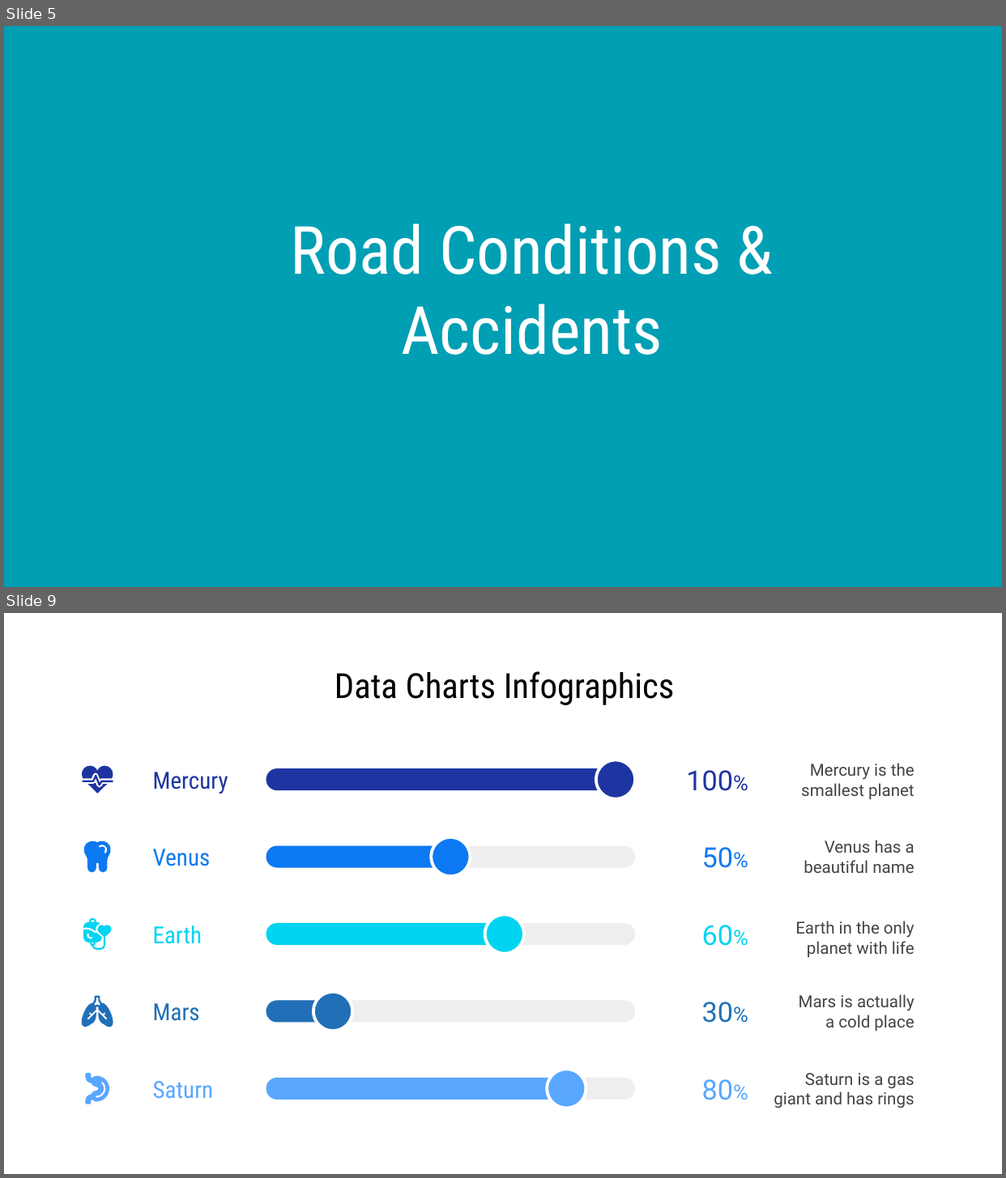
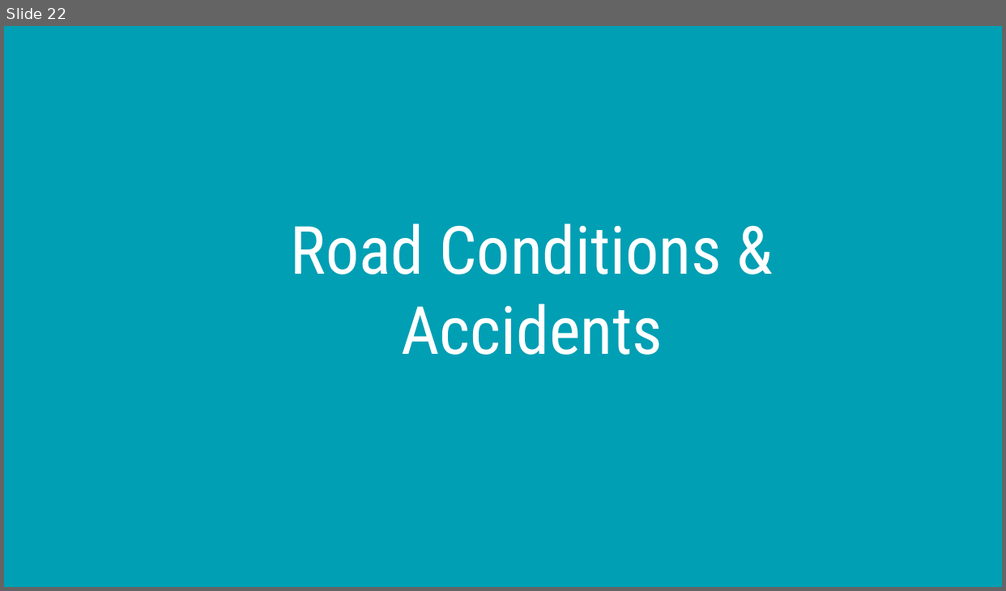
Before and after one commit to Person-Ad/US-Accidents-Big-Data-Analytics-Spark, a slide deck: docs/Team 10 Presentation.pptx. Shown one above the other, each under a label of ours: slides 5 and 9 before the commit, slide 22 after it; the slides between them are not shown. The pictures are 1006x1178 and 1006x591 pixels, drawn with LibreOffice and Linux fonts; fonts in the diff are those of the drawing. Boxes give left, top, right and bottom in pixels: in the first picture for what was removed or moved away, otherwise in the second. Text is boxed around its words. In the diff, an @@ line names an element or a change of style, - is before the commit and + after.

```diff
--- a/docs/Team 10 Presentation.pptx
+++ b/docs/Team 10 Presentation.pptx
@@ slide 9 removed at (x1=4, y1=613, x2=1002, y2=1174), background #FFFFFF @@
@@ title removed at (x1=334, y1=671, x2=675, y2=705) @@
-Data Charts Infographics
@@ freeform shape removed at (x1=82, y1=775, x2=113, y2=786) @@
@@ freeform shape removed at (x1=82, y1=765, x2=113, y2=779) @@
@@ freeform shape removed at (x1=87, y1=782, x2=108, y2=793) @@
@@ group removed at (x1=153, y1=760, x2=914, y2=799): 3 texts, 2 rounded rectangles, 1 ellipse @@
-Mercury
-100%
-Mercury is the smallest planet
@@ freeform shape removed at (x1=84, y1=841, x2=112, y2=872) @@
@@ group removed at (x1=153, y1=837, x2=914, y2=876): 3 texts, 2 rounded rectangles, 1 ellipse @@
-Venus
-50%
-Venus has a beautiful name
@@ freeform shape removed at (x1=84, y1=926, x2=112, y2=950) @@
@@ freeform shape removed at (x1=84, y1=918, x2=101, y2=931) @@
@@ group removed at (x1=153, y1=914, x2=914, y2=957): 3 texts, 2 rounded rectangles, 1 ellipse @@
-Earth
-60%
-Earth in the only planet with life
@@ freeform shape removed at (x1=82, y1=996, x2=114, y2=1029) @@
@@ group removed at (x1=153, y1=992, x2=914, y2=1031): 3 texts, 2 rounded rectangles, 1 ellipse @@
-Mars
-30%
-Mars is actually
-a cold place
@@ freeform shape removed at (x1=86, y1=1073, x2=110, y2=1104) @@
@@ group removed at (x1=153, y1=1069, x2=914, y2=1109): 3 texts, 2 rounded rectangles, 1 ellipse @@
-Saturn
-80%
-Saturn is a gas giant and has rings
@@ what was slide 5 is now slide 22 @@
```
Also in this commit, not shown: 1 slide changed, 20 slides added, 15 other slides removed, 4 other files.
